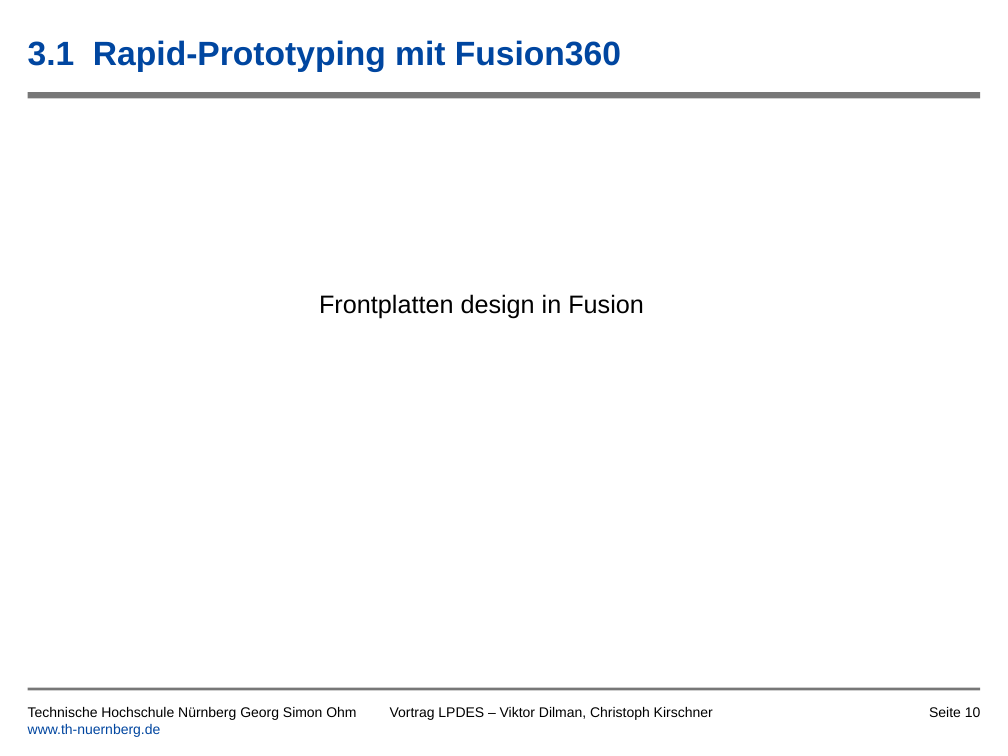
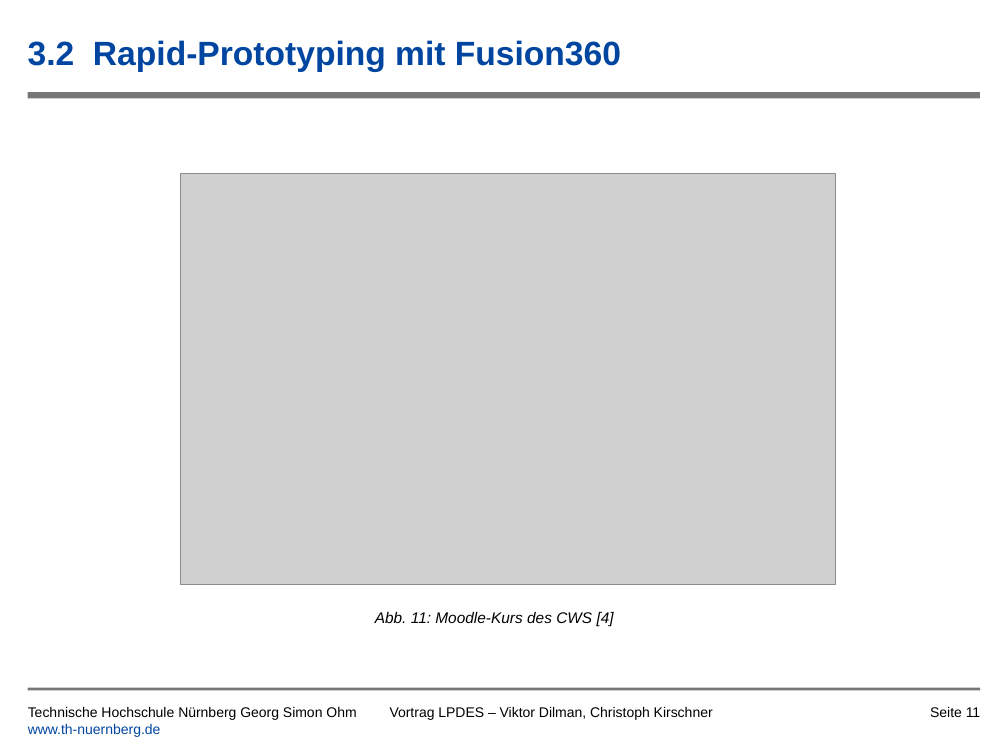
Before and after one commit to tsedlmeier/Synthesizer, a slide deck: slide 11 of Vortrag/Leiterplatte_als_Musikinstrument_Kirschner_Dilman.pptx (slide 10 before the commit). Drawn at 1008x756 pixels with LibreOffice and Linux fonts; fonts in the diff are those of the drawing; grey boxes stand for pictures; background and template pictures are left out. Boxes give left, top, right and bottom in pixels: in the first picture for what was removed or moved away, otherwise in the second. Text is boxed around its words. In the diff, an @@ line names an element or a change of style, - is before the commit and + after.

```diff
--- a/Vortrag/Leiterplatte_als_Musikinstrument_Kirschner_Dilman.pptx
+++ b/Vortrag/Leiterplatte_als_Musikinstrument_Kirschner_Dilman.pptx
@@ title at <box>28,40,621,72</box>: text changed @@
-3.1 Rapid-Prototyping mit Fusion360
+3.2 Rapid-Prototyping mit Fusion360
@@ picture added at <box>180,174,836,585</box> @@
@@ text removed at <box>319,294,644,319</box> @@
-Frontplatten design in Fusion
@@ text added at <box>375,612,614,626</box>, 11 pt, text #000000, italic @@
+Abb. 11: Moodle-Kurs des CWS [4]
@@ page number at <box>930,707,980,717</box>: text changed @@
-Seite 10
+Seite 11
```
Also in this commit, not shown: 11 other slides changed, 2 slides removed, 2 other files.
